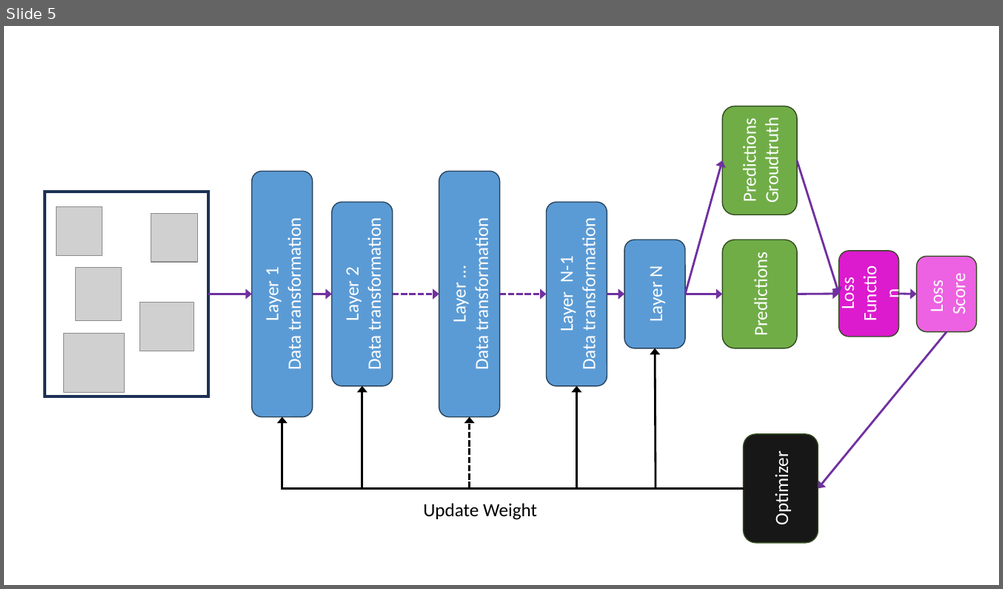
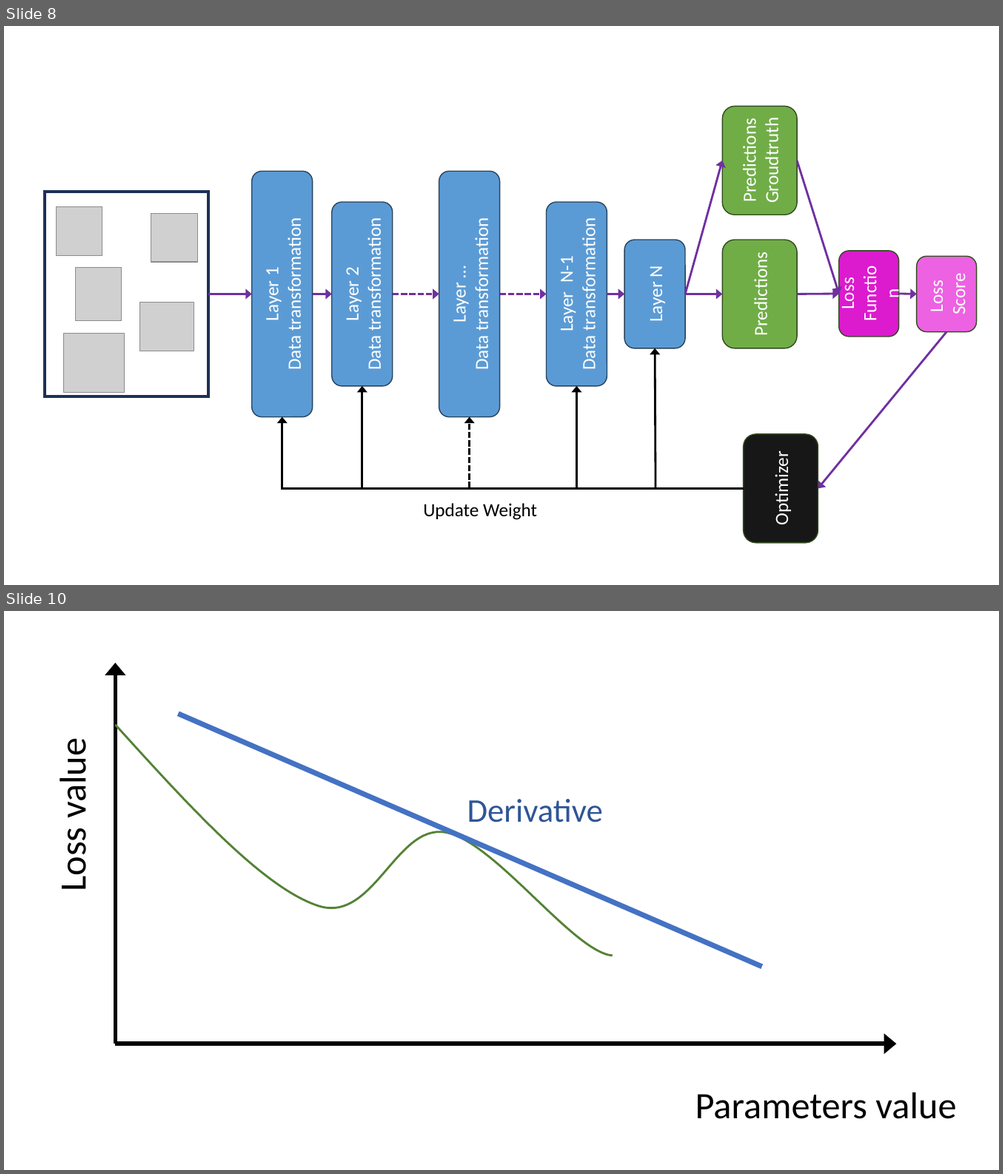
Before and after one commit to guillaume-chervet/Les-Minutes-MLOps, a slide deck: Episode 40 - Train/Les Minutes MLOPs Episode 40.pptx. Shown one above the other, each under a label of ours: slide 5 before the commit, slides 8 and 10 after it; the slides between them are not shown. The pictures are 1003x589 and 1003x1174 pixels, drawn with LibreOffice and Linux fonts; fonts in the diff are those of the drawing; grey boxes stand for pictures. Boxes give left, top, right and bottom in pixels: in the first picture for what was removed or moved away, otherwise in the second. Text is boxed around its words. In the diff, an @@ line names an element or a change of style, - is before the commit and + after.

```diff
--- a/Episode 40 - Train/Les Minutes MLOPs Episode 40.pptx
+++ b/Episode 40 - Train/Les Minutes MLOPs Episode 40.pptx
@@ slide 10 added at <box>4,611,999,1170</box>, background #FFFFFF @@
@@ arrow added from (115, 1045) to (115, 663), #000000 4 pt @@
@@ line added from (178, 714) to (762, 967), #4472C4 5 pt @@
@@ freeform shape added at <box>115,725,612,957</box>, outline #548235 2 pt @@
@@ text added at <box>51,746,96,889</box>, 36 pt, text #000000 @@
+Loss value
@@ text added at <box>467,799,603,823</box>, 32 pt, text #2F5597 @@
+Derivative
@@ arrow added from (115, 1045) to (896, 1045), #000000 4 pt @@
@@ text added at <box>695,1093,956,1119</box>, 36 pt, text #000000 @@
+Parameters value
@@ what was slide 5 is now slide 8 @@
```
Also in this commit, not shown: 1 slide changed, 5 other slides added, 1 other file.
